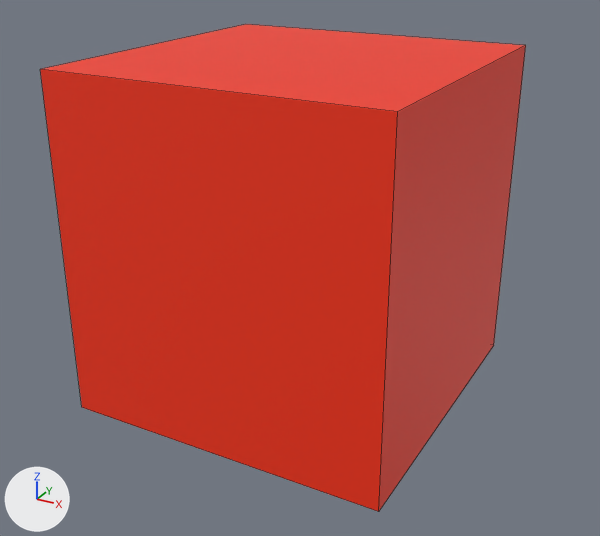
The Blender file models/base_game/objects/spawn_enemy.blend: old version first, new version second.
Before and after are seen from a camera (50 mm lens) standing at (0.554, -1.011, 0.916) and looking at (0.009, -0.022, 0.421). Arrows for +X, +Y and +Z are at lower left; the lights stay in place. The picture after the commit comes second. Mesh edges are drawn as thin lines.

Script lines for the objects in view, before the commit:
```python
me_cylinder = bpy.data.meshes.new('Cylinder')
me_cylinder.from_pydata(...)  # a box spanning x -0.242..0.242, y -0.242..0.242, z 0.225..0.725
me_cylinder.materials.append(mat_basepalette)  # picture img_base_palette_png_002
# before: 0 (0.242, 0.242, 0.225) at pixel (493, 345), 1 (-0.242, 0.242, 0.225), 2 (0.242, -0.242, 0.225) at pixel (378, 511), 3 (-0.242, -0.242, 0.225) at pixel (81, 407), 4 (0.242, 0.242, 0.725) at pixel (525, 45)
# before: 5 (-0.242, 0.242, 0.725) at pixel (245, 24), 6 (0.242, -0.242, 0.725) at pixel (397, 111), 7 (-0.242, -0.242, 0.725) at pixel (40, 69)
ob_spawnenemy = bpy.data.objects.new('SpawnEnemy', me_cylinder)
ob_spawnenemy.location = (0.0, 0.0, 0.0)
```
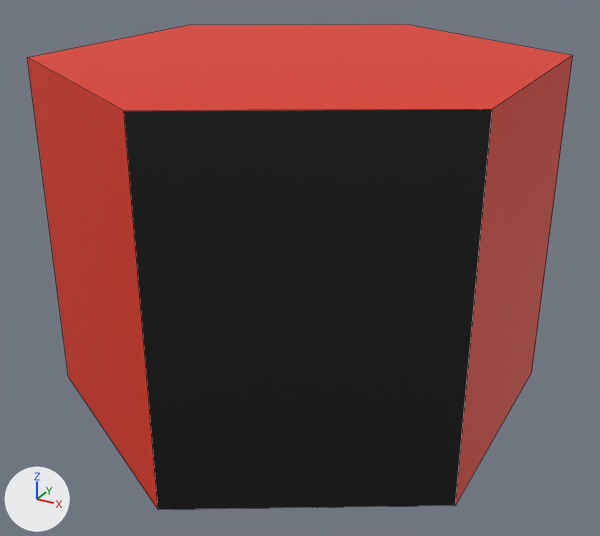
What changed in the scene script:
```text
Change me_cylinder:
    used by ob_spawnenemy; location = (0.0, 0.0, 0.0)
    verts and faces of me_cylinder; kept vertices keep their numbers, new ones are numbered from 8
    remove me_cylinder.from_pydata(...)  # 8 vertices, 6 faces; spans x -0.242..0.242, y -0.242..0.242, z 0.225..0.725
    add me_cylinder.from_pydata(...)  # 12 vertices, 8 faces; spans x -0.321..0.321, y -0.371..0.371, z 0.225..0.725
    me_cylinder part 1
    add delete_vertices([*range(0, 8)])  # with the faces that use them
    add verts[8] = (0.0, 0.371, 0.225)
    add verts[9] = (0.321, 0.185, 0.225)  # pixel (531, 371)
    add verts[10] = (0.321, -0.185, 0.225)  # pixel (455, 505)
    add verts[11] = (0.0, -0.371, 0.225)  # pixel (158, 509)
    add verts[12] = (-0.321, -0.185, 0.225)  # pixel (68, 376)
    add verts[13] = (-0.321, 0.185, 0.225)
    add for new, old in zip([*range(14, 20)], [*range(8, 14)]): verts[new] = verts[old] + (0.0, 0.0, 0.5)
    add faces += [(8, 14, 15, 9), (9, 15, 16, 10), (10, 16, 17, 11), (11, 17, 18, 12), (14, 19, 18, 17, 16, 15), (12, 18, 19, 13)]
    add faces += [(8, 13, 19, 14), (8, 9, 10, 11, 12, 13)]
```

Boxes (x1, y1, x2, y2) around the edits, measured in the pictures (600 x 536 px):
'SpawnEnemy', reshaped (12% wider): before (40, 24, 526, 512); after (27, 24, 573, 510)
